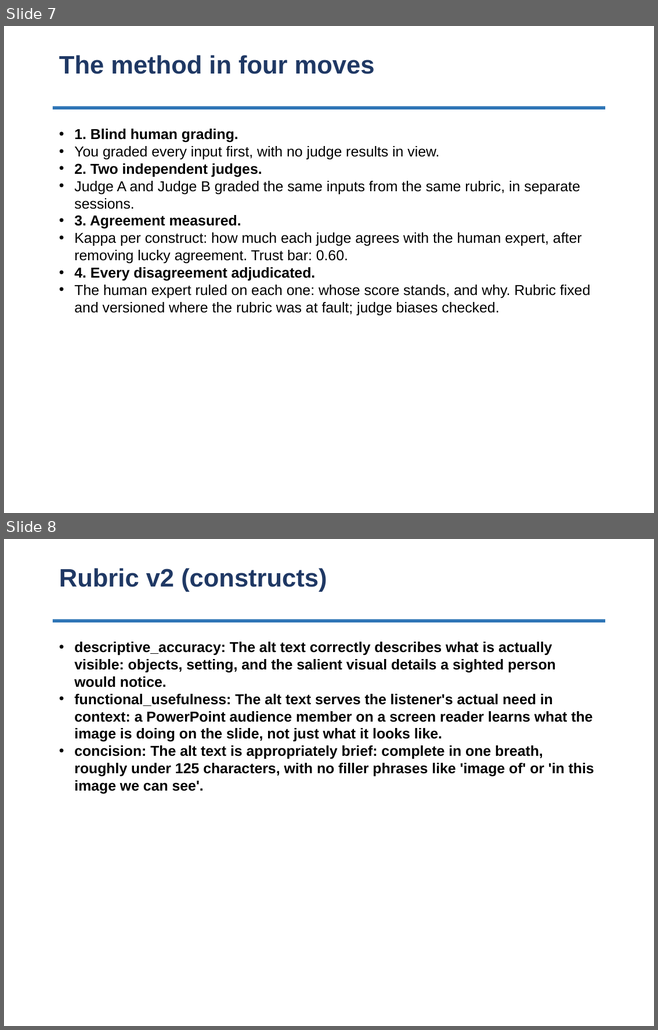
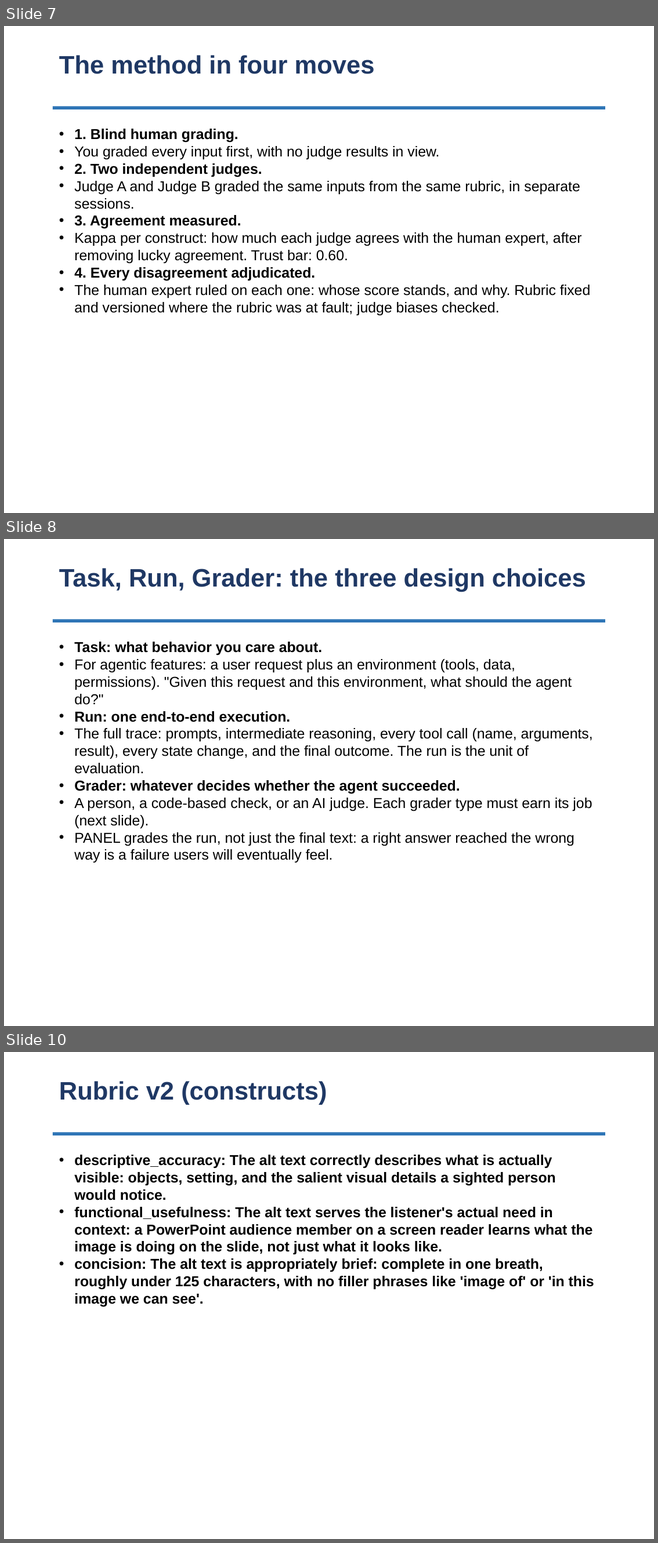
Before and after one commit to matthewp603/ppt-alt-text-ai-eval, a slide deck: eval-deck.pptx. Shown one above the other, each under a label of ours: slides 7 and 8 before the commit, slides 7, 8 and 10 after it; the slides between them are not shown. The pictures are 658x1030 and 658x1543 pixels, drawn with LibreOffice and Linux fonts; fonts in the diff are those of the drawing. Boxes give left, top, right and bottom in pixels: in the first picture for what was removed or moved away, otherwise in the second. Text is boxed around its words. In the diff, an @@ line names an element or a change of style, - is before the commit and + after.

```diff
--- a/eval-deck.pptx
+++ b/eval-deck.pptx
@@ slide 8 added at (4, 539, 654, 1026), background #FFFFFF @@
@@ text added at (59, 568, 586, 592), 28 pt, text #1F3864, bold @@
+Task, Run, Grader: the three design choices
@@ rectangle added at (53, 620, 605, 623), fill #2E75B6 @@
@@ text added at (74, 642, 593, 863), 16 pt, text #000000 @@
+• Task: what behavior you care about.
+• For agentic features: a user request plus an environment (tools, data, permissions). "Given this request and this environment, what should the agent do?"
+• Run: one end-to-end execution.
+• The full trace: prompts, intermediate reasoning, every tool call (name, arguments, result), every state change, and the final outcome. The run is the unit of evaluation.
+• Grader: whatever decides whether the agent succeeded.
+• A person, a code-based check, or an AI judge. Each grader type must earn its job (next slide).
+• PANEL grades the run, not just the final text: a right answer reached the wrong way is a failure users will eventually feel.
@@ what was slide 8 is now slide 10 @@
```
Also in this commit, not shown: 1 slide changed, 1 other slide added, 7 other files.
